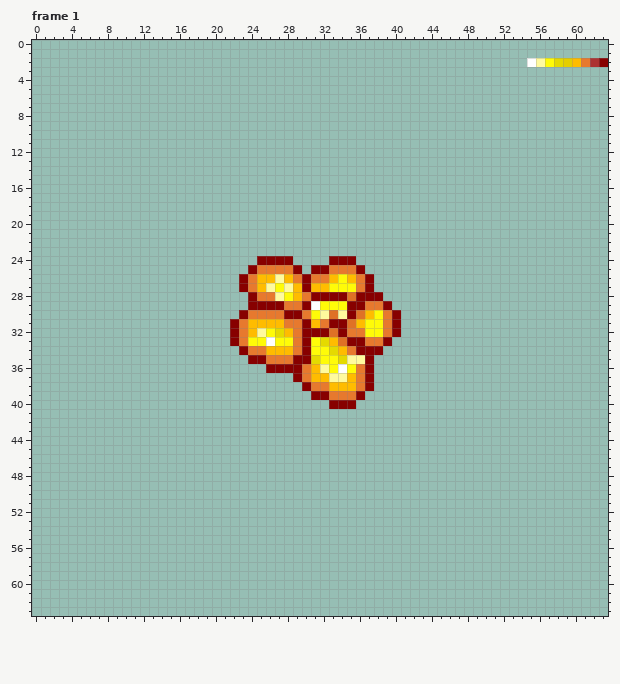
File history of a pixel-art file, Art/Aseprite/bomb explosion.aseprite. Above is the file before it was changed.
64x64 pixels, 4 frames. Shown: frame 1. The commit also changed other frames, which this record leaves out.
Now the later version:
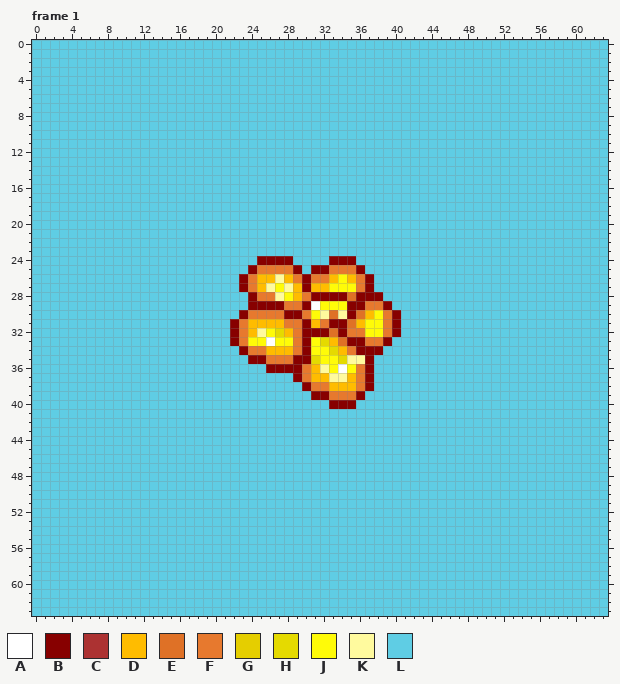
Palette (. is transparent): A #ffffff  B #870000  C #ac3232  D #ffbc00  E #df7126  F #e7792e  G #e5ce00  H #e5da00  J #fffb08  K #fffa9e  L #5fcde4
Changes in this commit:
layer "Background" added
layer "Layer 1" removed
Frame 1, layer "Background":
y 0..1: x 0..63 ................................................................ -> LLLLLLLLLLLLLLLLLLLLLLLLLLLLLLLLLLLLLLLLLLLLLLLLLLLLLLLLLLLLLLLL
y 2: x 0..63 .......................................................AKJHGDFCB -> LLLLLLLLLLLLLLLLLLLLLLLLLLLLLLLLLLLLLLLLLLLLLLLLLLLLLLLLLLLLLLLL
y 3..23: x 0..63 ................................................................ -> LLLLLLLLLLLLLLLLLLLLLLLLLLLLLLLLLLLLLLLLLLLLLLLLLLLLLLLLLLLLLLLL
y 24: x 0..24 ......................... -> LLLLLLLLLLLLLLLLLLLLLLLLL; x 29..32 .... -> LLLL; x 36..63 ............................ -> LLLLLLLLLLLLLLLLLLLLLLLLLLLL
y 25: x 0..23 ........................ -> LLLLLLLLLLLLLLLLLLLLLLLL; x 30 . -> L; x 37..63 ........................... -> LLLLLLLLLLLLLLLLLLLLLLLLLLL
y 26..27: x 0..22 ....................... -> LLLLLLLLLLLLLLLLLLLLLLL; x 38..63 .......................... -> LLLLLLLLLLLLLLLLLLLLLLLLLL
y 28: x 0..23 ........................ -> LLLLLLLLLLLLLLLLLLLLLLLL; x 39..63 ......................... -> LLLLLLLLLLLLLLLLLLLLLLLLL
y 29: x 0..23 ........................ -> LLLLLLLLLLLLLLLLLLLLLLLL; x 40..63 ........................ -> LLLLLLLLLLLLLLLLLLLLLLLL
y 30: x 0..22 ....................... -> LLLLLLLLLLLLLLLLLLLLLLL; x 41..63 ....................... -> LLLLLLLLLLLLLLLLLLLLLLL
y 31..32: x 0..21 ...................... -> LLLLLLLLLLLLLLLLLLLLLL; x 41..63 ....................... -> LLLLLLLLLLLLLLLLLLLLLLL
y 33: x 0..21 ...................... -> LLLLLLLLLLLLLLLLLLLLLL; x 40..63 ........................ -> LLLLLLLLLLLLLLLLLLLLLLLL
y 34: x 0..22 ....................... -> LLLLLLLLLLLLLLLLLLLLLLL; x 39..63 ......................... -> LLLLLLLLLLLLLLLLLLLLLLLLL
y 35: x 0..23 ........................ -> LLLLLLLLLLLLLLLLLLLLLLLL; x 38..63 .......................... -> LLLLLLLLLLLLLLLLLLLLLLLLLL
y 36: x 0..25 .......................... -> LLLLLLLLLLLLLLLLLLLLLLLLLL; x 38..63 .......................... -> LLLLLLLLLLLLLLLLLLLLLLLLLL
y 37: x 0..28 ............................. -> LLLLLLLLLLLLLLLLLLLLLLLLLLLLL; x 38..63 .......................... -> LLLLLLLLLLLLLLLLLLLLLLLLLL
y 38: x 0..29 .............................. -> LLLLLLLLLLLLLLLLLLLLLLLLLLLLLL; x 38..63 .......................... -> LLLLLLLLLLLLLLLLLLLLLLLLLL
y 39: x 0..30 ............................... -> LLLLLLLLLLLLLLLLLLLLLLLLLLLLLLL; x 37..63 ........................... -> LLLLLLLLLLLLLLLLLLLLLLLLLLL
y 40: x 0..32 ................................. -> LLLLLLLLLLLLLLLLLLLLLLLLLLLLLLLLL; x 36..63 ............................ -> LLLLLLLLLLLLLLLLLLLLLLLLLLLL
y 41..63: x 0..63 ................................................................ -> LLLLLLLLLLLLLLLLLLLLLLLLLLLLLLLLLLLLLLLLLLLLLLLLLLLLLLLLLLLLLLLL
